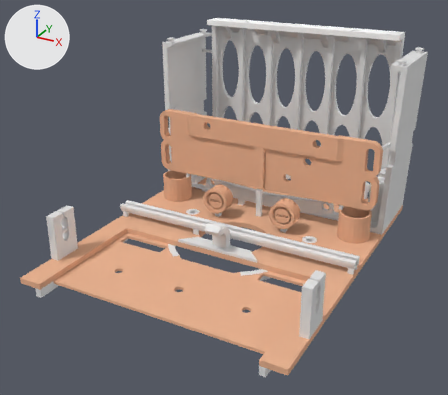
A saved change to the Blender file Blender/Toveri3D_printable_with_protplate.blend.
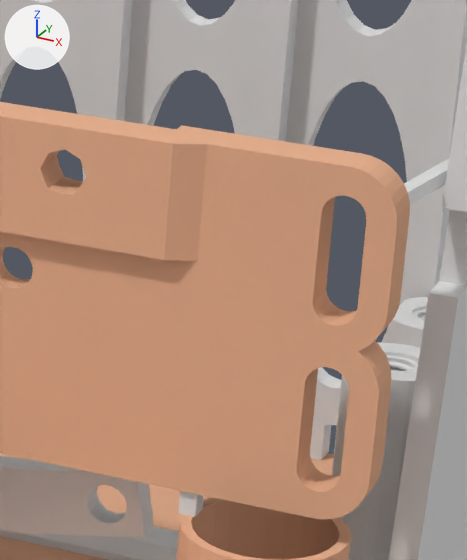
The first picture shows the older version from a 50 mm lens placed at (94.4, -179.0, 75.4), pointed at (-0.7, -6.1, -11.0). The close-ups show both versions on the part from 68% to 88% of the width and 28% to 55% of the height of that picture; other places that the commit changed are outside them. Arrows for +X, +Y and +Z are at upper left; the lights stay in place.

The scene before the commit, as lines of its bpy script (objects in view):
```python
me_cube_094 = bpy.data.meshes.new('Cube.094')
me_cube_094.from_pydata(...)  # a box spanning x -1000.0..1000.0, y -1000.0..1000.0, z -2200.0..1000.0
me_cube_122 = bpy.data.meshes.new('Cube.122')
me_cube_122.from_pydata(...)  # 8 vertices, 6 faces; spans x -1000.0..1000.0, y -6881.0..1435.0, z -2000.0..1546.0
me_cylinder_023 = bpy.data.meshes.new('Cylinder.023')
me_cylinder_023.from_pydata(...)  # 96 vertices, 52 faces; spans x -3.1..4.0, y -4.0..4.0, z -5.2..12.0
ob_cube_001 = bpy.data.objects.new('Cube.001', me_cube_094)
ob_cube_001.location = (31.09, 57.9, -28.02)
ob_cube_001.rotation_euler = (0.0, -3.142, 0.0)  # degrees (0, -180, 0)
ob_cube_001.scale = (0.001, 0.001, 0.001)
ob_cube_059 = bpy.data.objects.new('Cube.059', me_cube_122)
ob_cube_059.location = (43.99, 30.28, 4.83)
ob_cube_059.rotation_euler = (1.571, -1.571, 0.0)  # degrees (90, -90, 0)
ob_cube_059.scale = (0.0005, 0.0005, 0.005)
ob_cylinder_016 = bpy.data.objects.new('Cylinder.016', me_cylinder_023)
ob_cylinder_016.location = (41.5, 38.5, -24.0)
# also in view: 'Cube.024' at (32.6, 22.0, -18.2); 'Cube.053' at (0.0, 0.0, -30.0); 'Cube.007' at (-0.1, 57.9, 5.2); 'Cube.039' at (12.9, 55.9, 5.2); 'Cylinder.018' at (41.9, 50.5, -20.9)
```
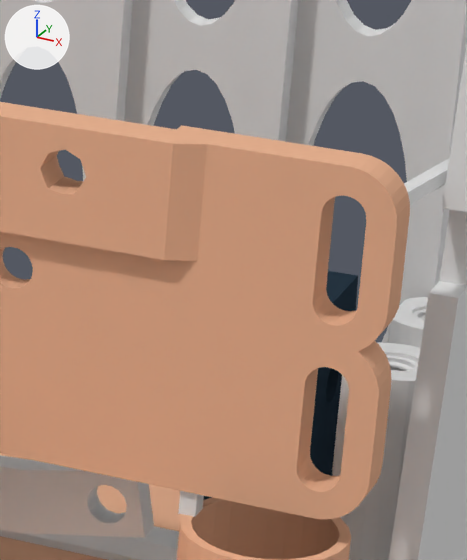
What differs and where, as boxes (x1, y1, x2, y2) in the close-ups (467 x 560 px):
'card_reader_angler.001', added: after (203, 271, 358, 500)

What the commit changed:
Material 'Material.000' (mat_material_000) is new.
Its base color is (0.0236, 0.0423, 0.0637) (dark blue #2a3a47).
Mesh me_circle_000 is new.
It has 76 vertices, 42 faces and spans x -1000.0..1000.0, y -2000.0..1355.0, z 0.0..8.0.
It uses material mat_material_000 (dark blue #2a3a47).
Object 'card_reader_angler.001' (ob_card_reader_angler_001) is new; it shows me_circle_000.
Its location is (35.56, 43.93, -16.9).
Its rotation in degrees is (90, 0, 270).
Its scale is (0.005, 0.005, 1.0).
